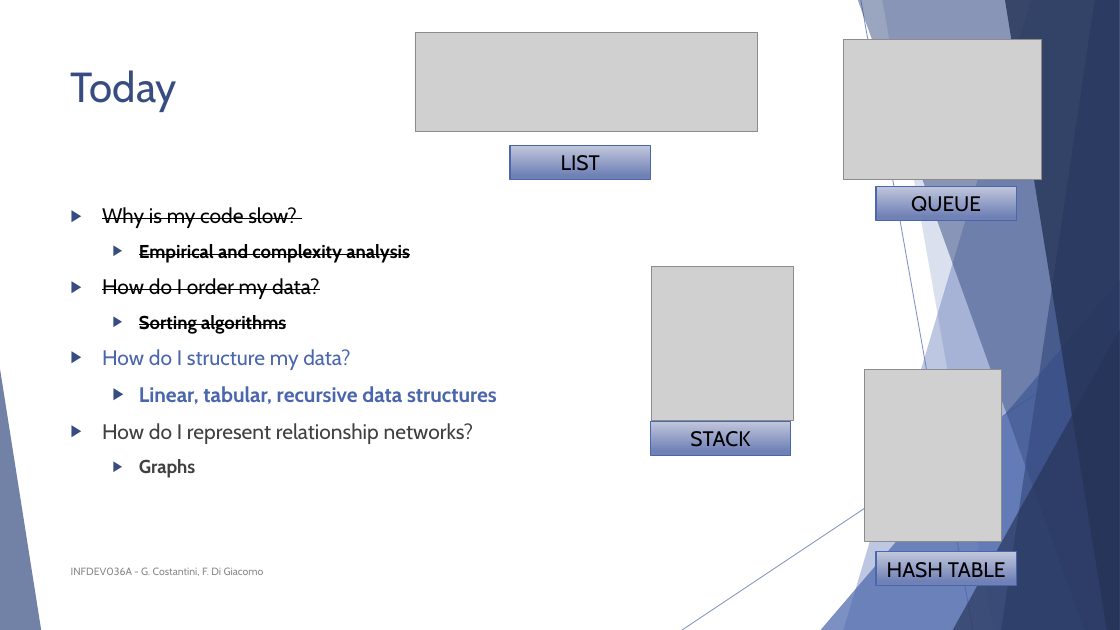
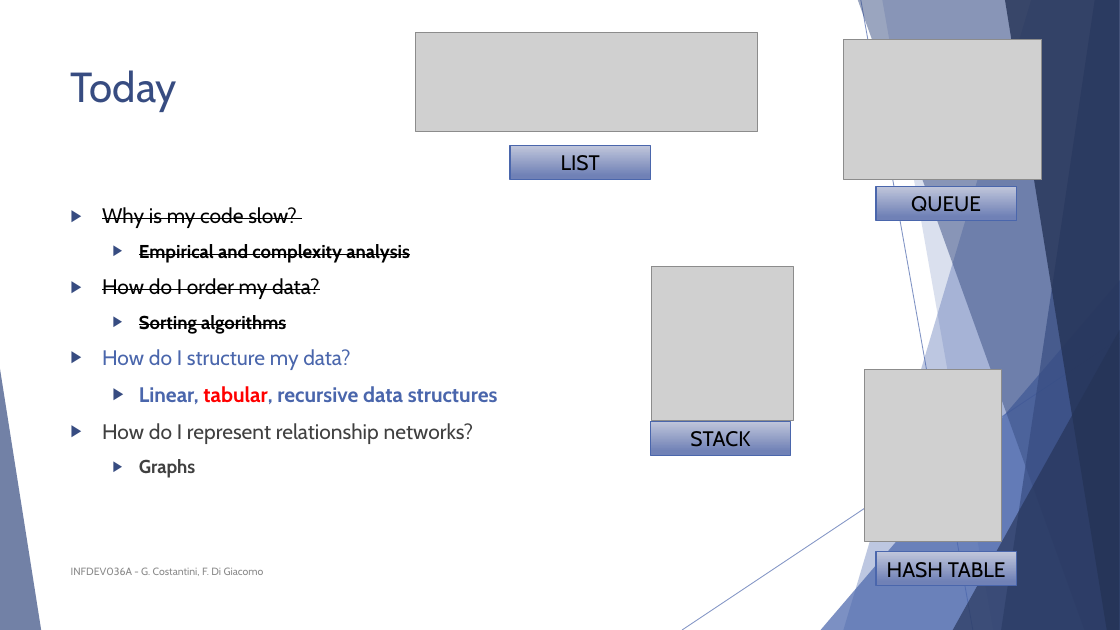
Before and after one commit to FurkanAndac/Development-6A, a slide deck: slide 3 of Lesson slides/Unit 3b - Hash tables.pptx (slide 2 before the commit). Drawn at 1120x630 pixels with LibreOffice and Linux fonts; fonts in the diff are those of the drawing; grey boxes stand for pictures. Boxes give left, top, right and bottom in pixels: in the first picture for what was removed or moved away, otherwise in the second. Text is boxed around its words. In the diff, an @@ line names an element or a change of style, - is before the commit and + after.

```diff
--- a/Lesson slides/Unit 3b - Hash tables.pptx
+++ b/Lesson slides/Unit 3b - Hash tables.pptx
@@ text at (139, 386, 498, 404): text colour #4A66AC to #FF0000 in "tabular," @@
```
Also in this commit, not shown: 4 other slides changed, 1 slide added.
